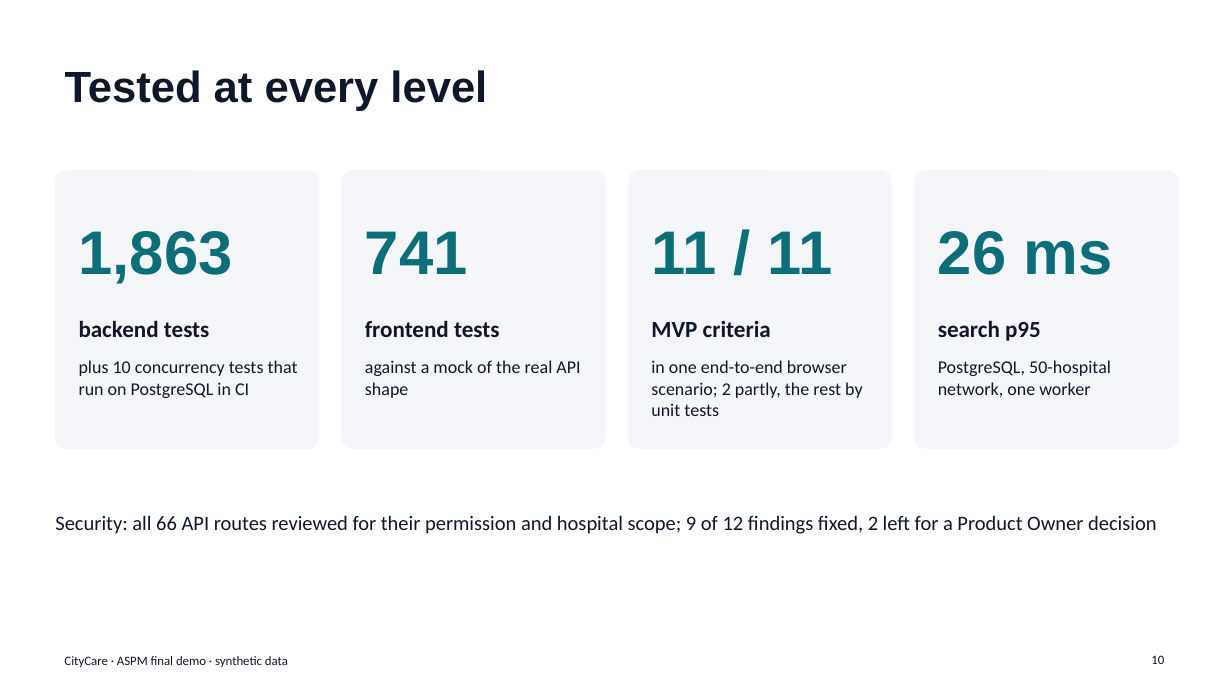
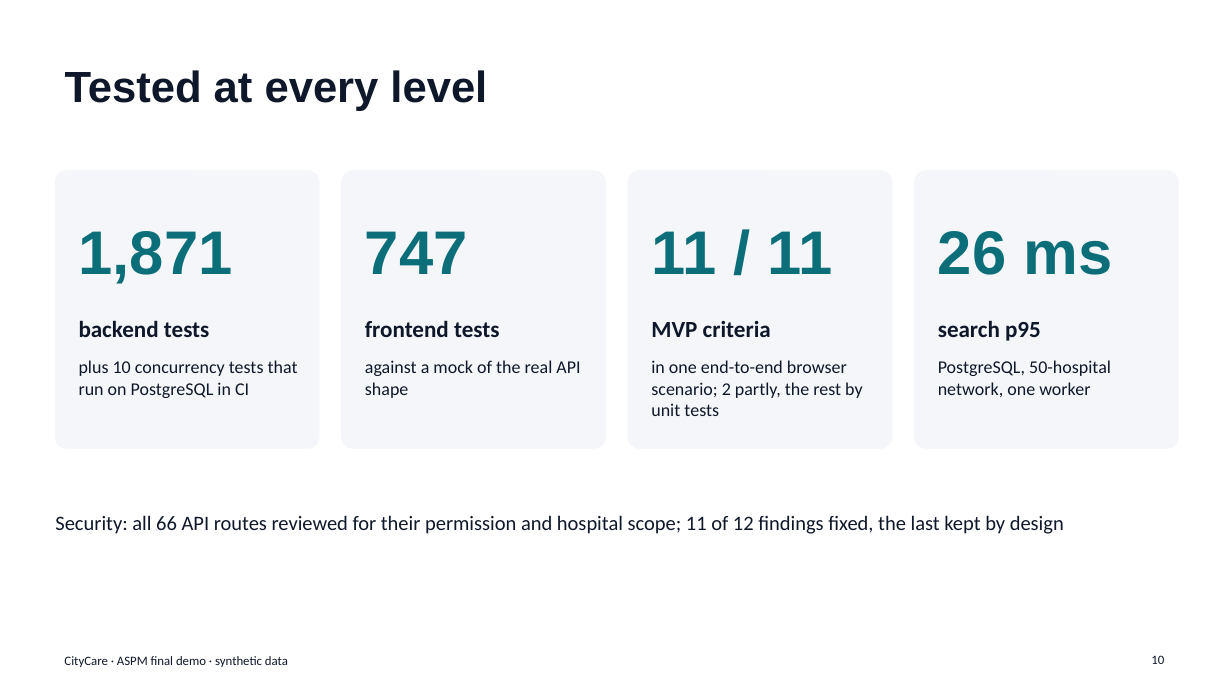
Before and after one commit to harishassan-code/hospital-care, a slide deck: slide 10 of docs/deliverables/final/final-presentation.pptx. Drawn at 1232x693 pixels with LibreOffice and Linux fonts; fonts in the diff are those of the drawing. Boxes give left, top, right and bottom in pixels: in the first picture for what was removed or moved away, otherwise in the second. Text is boxed around its words. In the diff, an @@ line names an element or a change of style, - is before the commit and + after.

```diff
--- a/docs/deliverables/final/final-presentation.pptx
+++ b/docs/deliverables/final/final-presentation.pptx
@@ text at bbox=[79, 231, 233, 284]: text changed @@
-1,863
+1,871
@@ text at bbox=[365, 231, 468, 274]: text changed @@
-741
+747
@@ text at bbox=[55, 515, 1064, 534]: text changed @@
-Security: all 66 API routes reviewed for their permission and hospital scope; 9 of 12 findings fixed, 2 left for a Product Owner decision
+Security: all 66 API routes reviewed for their permission and hospital scope; 11 of 12 findings fixed, the last kept by design
```
Also in this commit, not shown: 10 other files.
